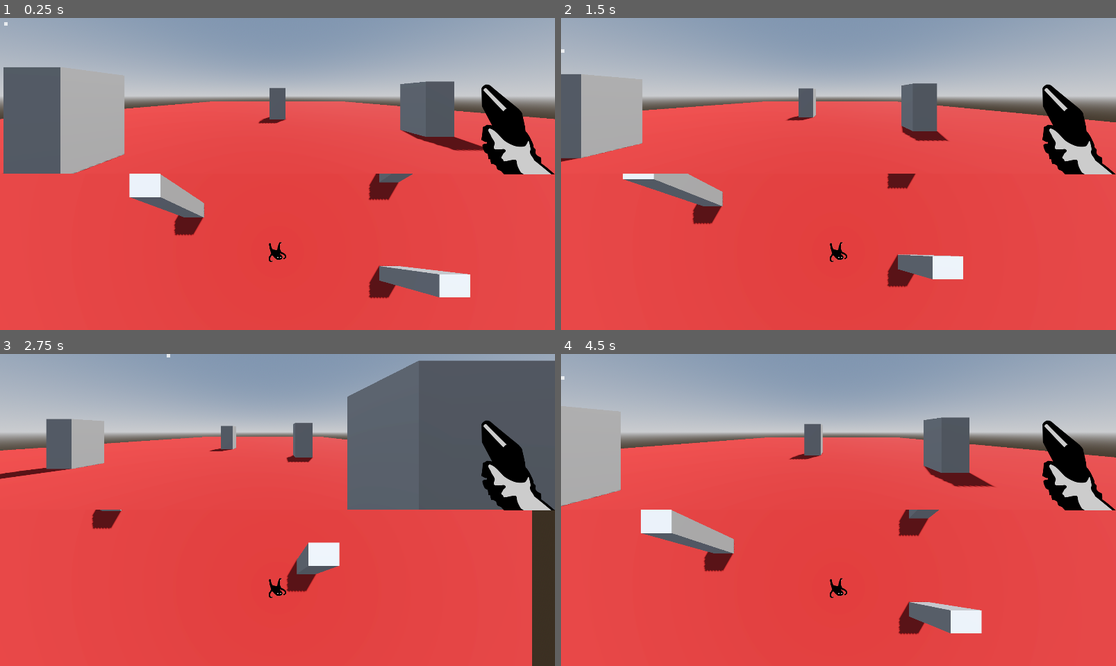
Above: before the commit, frames 1-4 (two rows, left to right).
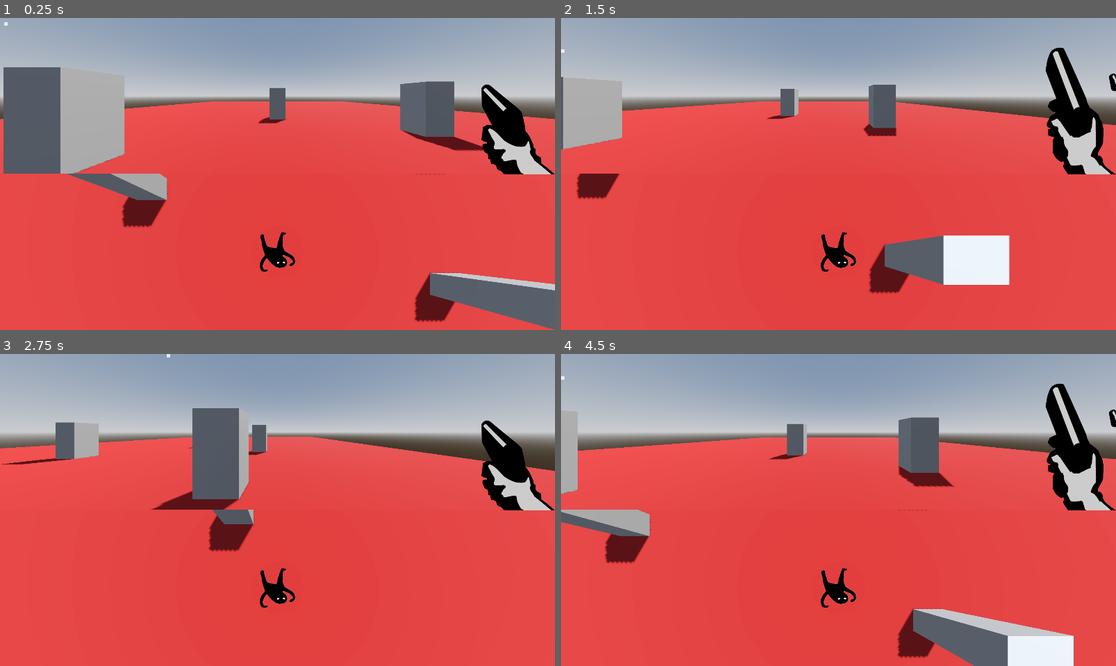
Above: after the commit, the same moments.

Repository: FEDOS-o/FriendJam
Game: Godot game, scene res://World.tscn
Same seed, same stepped clock (60 frames per second), same inputs: the game is played once before the commit and once after it.
Inputs (mouse positions are in pixels of both pictures, inside the frame that each line leads up to):
- Up to frame 1 (0.25 s): no input
- Up to frame 2 (1.5 s): tap Enter at 0.5 s; move the mouse to (960, 158) at 0.52 s; hold D (move_right) 0.53-1.28 s; click (960, 158) at 0.6 s; move the mouse to (727, 189) at 1.27 s; hold S (move_backwards) from 1.28 s (still down); click (727, 189) at 1.35 s
- Up to frame 3 (2.75 s): move the mouse to (333, 441) at 2.02 s; release S (move_backwards) at 2.03 s; hold D (move_right) from 2.03 s (still down); click (333, 441) at 2.1 s
- Up to frame 4 (4.5 s): move the mouse to (810, 572) at 2.77 s; release D (move_right) at 2.78 s; hold W (move_forwards) 2.78-3.53 s; click (810, 572) at 2.85 s; move the mouse to (1005, 556) at 3.52 s; hold A (move_left) from 3.53 s (still down); click (1005, 556) at 3.6 s; move the mouse to (672, 463) at 4.27 s; click (672, 463) at 4.35 s

The runs differ from the first frame. In frame 1, 6.8% of the frame differs, in the area x 12-100%, y 49-100%; in frame 2, 12%; in frame 3, 24%, in the area x 0-100%, y 2-100%; in frame 4, 15%.

Commit message:
raycast done

Diff:
--- a/camera_system.gd
+++ b/camera_system.gd
@@ -1,15 +1,12 @@
 extends Node
 
 @onready var player: CharacterBody3D = get_parent()
-@onready var cross_hair: ColorRect = $"../CanvasLayer/CrossHair"
 @onready var td_viewport_container: SubViewportContainer = $"../CanvasLayer/TDViewportContainer"
 @onready var viewport_td: SubViewport = $"../CanvasLayer/TDViewportContainer/ViewportTD"
 @onready var fp_viewport_container: SubViewportContainer = $"../CanvasLayer/FPViewportContainer"
 @onready var viewport_fp: SubViewport = $"../CanvasLayer/FPViewportContainer/ViewportFP"
 @onready var td_camera: Camera3D = $"../TDCamera"
 @onready var fp_camera: Camera3D = $"../FPCamera"
-
-const MOUSE_SENS = 1
 
 var shadow_fp: Camera3D
 var shadow_td: Camera3D
@@ -19,10 +16,8 @@
 	_setup_split_screen()
 
 func _setup_split_screen():
-	# Получаем размер экрана
 	screen_size = get_viewport().get_visible_rect().size
 
-	# Настраиваем контейнеры для вертикального разделения
 	fp_viewport_container.anchors_preset = Control.PRESET_TOP_WIDE
 	fp_viewport_container.size = Vector2(screen_size.x, screen_size.y / 2)
 	fp_viewport_container.position = Vector2(0, 0)
@@ -31,11 +26,9 @@
 	td_viewport_container.size = Vector2(screen_size.x, screen_size.y / 2)
 	td_viewport_container.position = Vector2(0, screen_size.y / 2)
 
-	# Настраиваем размеры Viewport'ов
 	viewport_fp.size = Vector2(screen_size.x, screen_size.y / 2)
 	viewport_td.size = Vector2(screen_size.x, screen_size.y / 2)
 
-	# Устанавливаем мировое пространство
 	viewport_fp.world_3d = player.get_world_3d()
 	viewport_td.world_3d = player.get_world_3d()
 
@@ -67,14 +60,8 @@
 	target.cull_mask = source.cull_mask
 	target.global_transform = source.global_transform
 
-func _input(event: InputEvent) -> void:
-	if event is InputEventMouseMotion:
-		var new_position = cross_hair.global_position + event.relative * MOUSE_SENS
-		new_position.x = clamp(new_position.x, 0, fp_viewport_container.size.x)
-		new_position.y = clamp(new_position.y, 0, fp_viewport_container.size.y)
-		cross_hair.global_position = new_position
 
-func _process(delta: float) -> void:
+func _process(_delta: float) -> void:
 	_update_cameras()
 
 func _update_cameras():
@@ -87,7 +74,4 @@
 
 func _update_camera_shadow_td(shadow: Camera3D, source_camera: Camera3D):
 	if shadow and source_camera:
-		# TD камера следует за игроком сверху
-		var player_pos = player.get_player_position()
-		shadow.global_position = Vector3(player_pos.x, player_pos.y + 8, player_pos.z)
-		source_camera.global_position = Vector3(player_pos.x, player_pos.y + 8, player_pos.z)
+		shadow.global_position = source_camera.global_position
--- a/player.gd
+++ b/player.gd
@@ -1,14 +1,33 @@
 extends CharacterBody3D
 
-const SPEED = 5.0
+@onready var gun_sprite: AnimatedSprite2D = $CanvasLayer/VSplitContainer/FP/GunBase/GunSprite
+@onready var shoot_sound: AudioStreamPlayer = $ShootSound
+@onready var cross_hair: ColorRect = $CanvasLayer/CrossHair
+@onready var fp_viewport_container: SubViewportContainer = $CanvasLayer/FPViewportContainer
+@onready var fp_camera: Camera3D = $FPCamera
+@onready var ray_cast_3d: RayCast3D = $FPCamera/RayCast3D
+
+
+const MOUSE_SENS = 1
+const SPEED = 500.0
 const CAMERA_SENS = 0.5
 
 var rotate_left = false
 var rotate_right = false
 
+var can_shoot = true
+
 func _ready():
-	# Инициализация игрока
-	pass
+	gun_sprite.animation_finished.connect(_on_gun_shoot_finished)
+	_setup_raycast()
+
+func _setup_raycast():
+	ray_cast_3d.debug_shape_thickness = 2
+	ray_cast_3d.debug_shape_custom_color = Color(1, 0, 0, 0.8)
+	ray_cast_3d.enabled = true
+
+	# Устанавливаем начальную позицию RayCast (например, на оружии или камере)
+	ray_cast_3d.global_position = fp_camera.global_position
 
 func _input(event: InputEvent) -> void:
 	if event.is_action_pressed("rotate_left"):  # Клавиша Q
@@ -21,15 +40,26 @@
 	elif event.is_action_released("rotate_right"):
 		rotate_right = false
 
+	if event is InputEventMouseMotion:
+		var new_position = cross_hair.global_position + event.relative * MOUSE_SENS
+		new_position.x = clamp(new_position.x, 0, fp_viewport_container.size.x)
+		new_position.y = clamp(new_position.y, 0, fp_viewport_container.size.y)
+		cross_hair.global_position = new_position
+		_update_raycast_target()
+
 func _process(delta: float) -> void:
-	# Обработка вращения
 	if rotate_left and !rotate_right:
 		rotation.y += CAMERA_SENS * delta
 	elif rotate_right and !rotate_left:
 		rotation.y -= CAMERA_SENS * delta
 
+	if Input.is_action_just_pressed("shoot"):
+		shoot()
+
+	_update_raycast_target()
+
+
 func _physics_process(delta: float) -> void:
-	# Обработка движения
 	var input_dir = Input.get_vector("move_left", "move_right", "move_forwards", "move_backwards")
 	var direction = Vector3.ZERO
 	direction.x = input_dir.x
@@ -37,14 +67,56 @@
 	direction = direction.normalized()
 
 	if direction:
-		velocity.x = direction.x * SPEED
-		velocity.z = direction.z * SPEED
+		velocity.x = direction.x * SPEED * delta
+		velocity.z = direction.z * SPEED * delta
 	else:
-		velocity.x = move_toward(velocity.x, 0, SPEED)
-		velocity.z = move_toward(velocity.z, 0, SPEED)
+		velocity.x = move_toward(velocity.x, 0, SPEED * delta)
+		velocity.z = move_toward(velocity.z, 0, SPEED * delta)
 
 	move_and_slide()
 
-# Метод для получения позиции игрока (может понадобиться камере)
 func get_player_position() -> Vector3:
 	return global_position
+
+func _on_gun_shoot_finished() -> void:
+	can_shoot = true
+
+func shoot() -> void:
+	if !can_shoot:
+		return
+	can_shoot = false
+	gun_sprite.play("Shoot")
+	shoot_sound.play()
+
+func _update_raycast_target():
+	var mouse_pos = cross_hair.global_position
+	var viewport_container_size = fp_viewport_container.size
+
+	var normalized_pos = mouse_pos / viewport_container_size
+
+	var ray_origin = fp_camera.global_position
+	var ray_direction = calculate_ray_direction(normalized_pos)
+
+	ray_cast_3d.global_position = ray_origin
+	ray_cast_3d.target_position = ray_direction * 1000
+	ray_cast_3d.force_raycast_update()
+
+func calculate_ray_direction(normalized_pos: Vector2) -> Vector3:
+	var ndc = Vector2(
+		normalized_pos.x * 2.0 - 1.0,
+		(1.0 - normalized_pos.y) * 2.0 - 1.0
+	)
+
+	var camera_transform = fp_camera.global_transform
+	var camera_basis = camera_transform.basis
+
+	var fov_rad = deg_to_rad(fp_camera.fov)
+	var aspect = fp_viewport_container.size.aspect()
+
+	var ray_dir_camera = Vector3(
+		ndc.x * aspect * tan(fov_rad * 0.5),
+		ndc.y * tan(fov_rad * 0.5),
+		-1.0
+	).normalized()
+
+	return camera_basis * ray_dir_camera
--- a/player.tscn
+++ b/player.tscn
@@ -61,6 +61,9 @@
 collision_mask = 3
 script = ExtResource("1_4flbx")
 
+[node name="CameraSystem" type="Node" parent="."]
+script = ExtResource("2_sweqy")
+
 [node name="CollisionShape3D" type="CollisionShape3D" parent="."]
 transform = Transform3D(1, 0, 0, 0, 1, 0, 0, 0, 1, 0, 1, 0)
 shape = SubResource("CapsuleShape3D_onrkg")
@@ -68,13 +71,16 @@
 [node name="FPCamera" type="Camera3D" parent="."]
 transform = Transform3D(1, 0, 0, 0, 1, 0, 0, 0, 1, 0, 1.5, 0)
 
+[node name="RayCast3D" type="RayCast3D" parent="FPCamera"]
+top_level = true
+target_position = Vector3(0, -10000, 0)
+collision_mask = 3
+debug_shape_custom_color = Color(0.20965287, 0.4785878, 0.87546223, 1)
+debug_shape_thickness = 5
+
 [node name="TDCamera" type="Camera3D" parent="."]
 transform = Transform3D(1, 0, 0, 0, -4.371139e-08, 1, 0, -1, -4.371139e-08, 0, 5, 0)
-
-[node name="RayCast3D" type="RayCast3D" parent="."]
-transform = Transform3D(1, 0, 0, 0, 1, 0, 0, 0, 1, 0, 1.5, 0)
-target_position = Vector3(0, 0, -10000)
-collision_mask = 3
+keep_aspect = 0
 
 [node name="Sprite3D" type="Sprite3D" parent="."]
 transform = Transform3D(0.255, 0, 0, 0, -1.1146404e-08, -0.255, 0, 0.255, -1.1146404e-08, 0, 2, 0)
@@ -124,7 +130,7 @@
 grow_horizontal = 0
 grow_vertical = 0
 
-[node name="AnimatedSprite2D" type="AnimatedSprite2D" parent="CanvasLayer/VSplitContainer/FP/GunBase"]
+[node name="GunSprite" type="AnimatedSprite2D" parent="CanvasLayer/VSplitContainer/FP/GunBase"]
 position = Vector2(-89, -205)
 sprite_frames = SubResource("SpriteFrames_1jxqw")
 animation = &"Shoot"
@@ -135,17 +141,8 @@
 layout_mode = 2
 
 [node name="CrossHair" type="ColorRect" parent="CanvasLayer"]
-anchors_preset = 8
-anchor_left = 0.5
-anchor_top = 0.5
-anchor_right = 0.5
-anchor_bottom = 0.5
-offset_left = -960.0
-offset_top = -540.0
-offset_right = -920.0
-offset_bottom = -500.0
-grow_horizontal = 2
-grow_vertical = 2
+offset_right = 40.0
+offset_bottom = 40.0
 scale = Vector2(0.32, 0.32)
 pivot_offset = Vector2(20, 20)
 color = Color(1, 1, 1, 0.76862746)
@@ -153,6 +150,3 @@
 [node name="ShootSound" type="AudioStreamPlayer" parent="."]
 stream = ExtResource("3_i3pqv")
 bus = &"Sfx"
-
-[node name="CameraSystem" type="Node" parent="."]
-script = ExtResource("2_sweqy")
